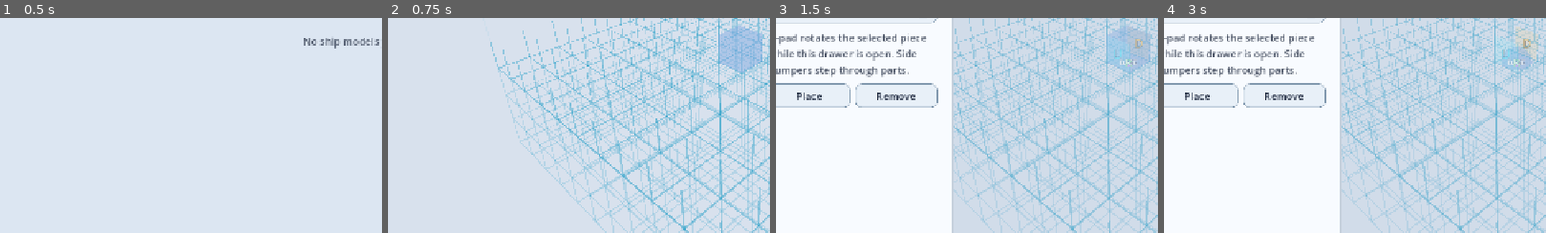
Above: before the commit, frames 1-4 (left to right).
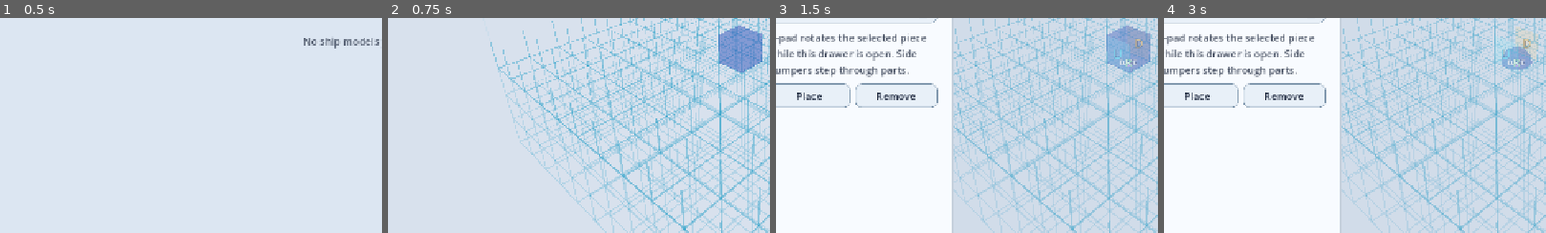
Above: after the commit, the same moments.

Repository: AkitaAttribute/SpaceMinerGame
Game: Godot game, scene res://main.tscn
Same seed, same stepped clock (60 frames per second), same inputs: the game is played once before the commit and once after it.
Inputs:
- Up to frame 1 (0.5 s): no input
- Up to frame 2 (0.75 s): click "+ Add" at 0.5 s
- Up to frame 3 (1.5 s): click "Parts" at 1.25 s
- Up to frame 4 (3 s): click "Selected Cube" at 2 s; click "Half Sphere" at 2.75 s
The pictures show only the part of the screen within x 4-54%, y 46-96%; the shares and areas given below are measured in that part.

Frame 1 is identical in both runs. In frame 2, 2.0% of the frame differs, in the area x 86-98%, y 3-26%; in frame 3, 1.8%; in frame 4, 0.5%.

Commit message:
Correct ship material color space to match swatches

Diff:
--- a/scripts/part_factory.gd
+++ b/scripts/part_factory.gd
@@ -318,7 +318,13 @@
     if ghost:
         final_color.a = 0.46
         material.transparency = BaseMaterial3D.TRANSPARENCY_ALPHA
-    material.albedo_color = final_color
+    # UI swatches and saved hex values are authored as sRGB colors, while
+    # StandardMaterial3D's albedo is consumed by the 3D renderer in linear
+    # space. Feeding the sRGB components directly was the main reason ship
+    # colors looked brighter, flatter, and washed out compared with the picker.
+    # Convert only at the 3D material boundary so the saved/UI color remains the
+    # exact hexadecimal value the player selected.
+    material.albedo_color = final_color.srgb_to_linear()
 
     # Ship-builder parts are editor geometry, not scene-lit objects. Keep every
     # color region completely flat/unshaded so adjacent pieces read as one model
